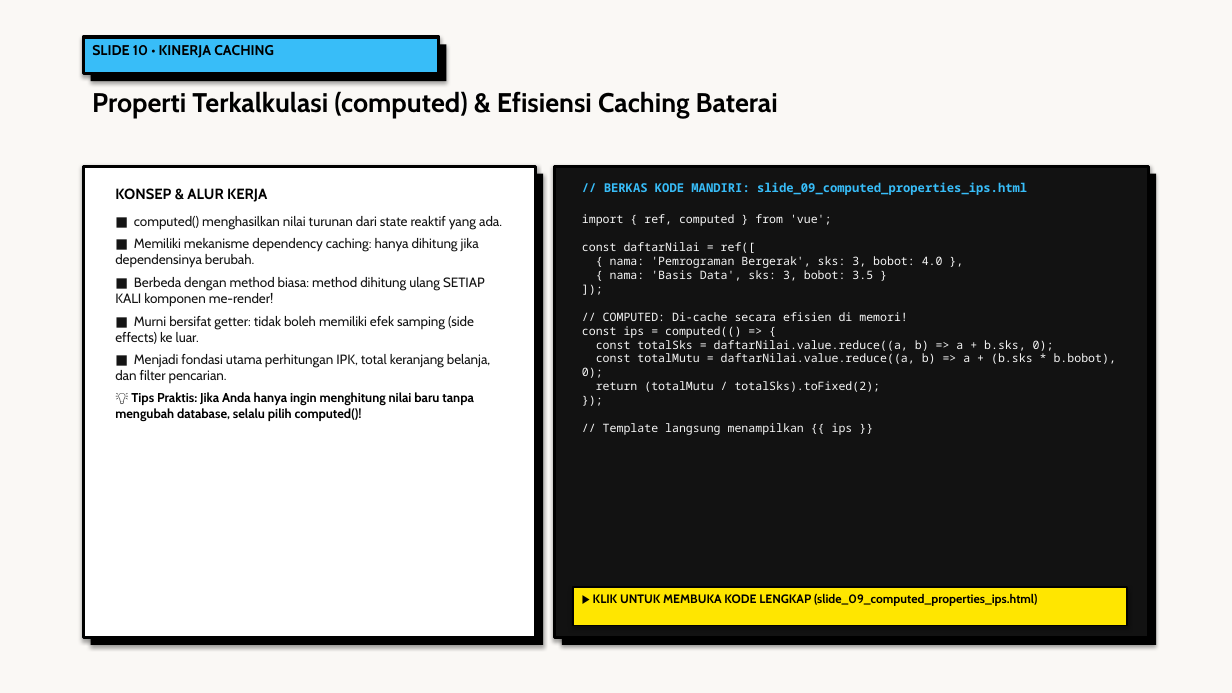
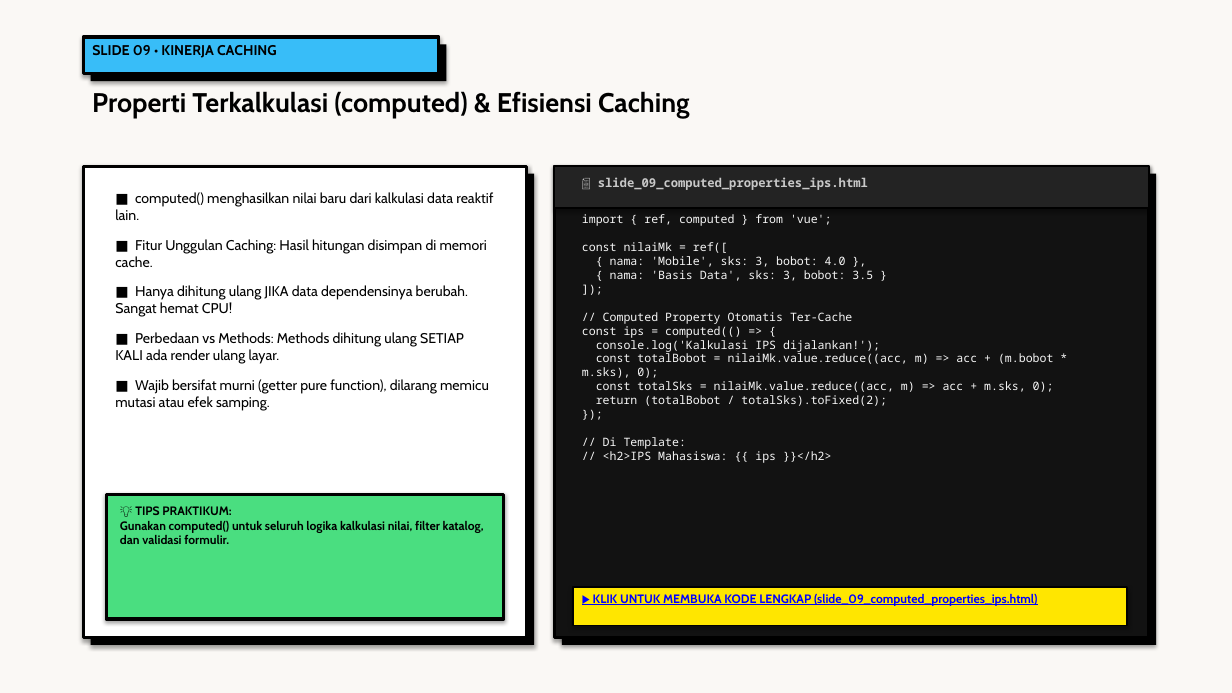
Before and after one commit to antonprafanto/tuweb_mobile2025, a slide deck: slide 9 of slide_presentasi/SESI_02_Frontend_Modern_Vue.pptx (slide 10 before the commit). Drawn at 1232x693 pixels with LibreOffice and Linux fonts; fonts in the diff are those of the drawing. Boxes give left, top, right and bottom in pixels: in the first picture for what was removed or moved away, otherwise in the second. Text is boxed around its words. In the diff, an @@ line names an element or a change of style, - is before the commit and + after.

Commit message:
feat(sesi-02): audit tuntas 18 file html ramah awam diagram svg pptx neobrutalism dan naskah mermaid

```diff
--- a/slide_presentasi/SESI_02_Frontend_Modern_Vue.pptx
+++ b/slide_presentasi/SESI_02_Frontend_Modern_Vue.pptx
@@ text at bbox=[92, 45, 277, 58]: text changed @@
-SLIDE 10 • KINERJA CACHING
+SLIDE 09 • KINERJA CACHING
@@ text at bbox=[92, 91, 690, 119]: text changed @@
-Properti Terkalkulasi (computed) & Efisiensi Caching Baterai
+Properti Terkalkulasi (computed) & Efisiensi Caching
@@ rectangle: place and size @@
-rectangle at bbox=[83, 166, 536, 638]
+rectangle at bbox=[83, 166, 527, 638]
@@ rectangle: place and size @@
-rectangle at bbox=[91, 174, 543, 645]
+rectangle at bbox=[91, 174, 534, 645]
@@ rectangle added at bbox=[555, 166, 1149, 208], fill #232323, outline #000000 1.5 pt @@
@@ text at bbox=[598, 177, 868, 190]: text changed; text colour #38BDF8 to #C8C8C8 @@
-// BERKAS KODE MANDIRI: slide_09_computed_properties_ips.html
+📄 slide_09_computed_properties_ips.html
@@ text at bbox=[115, 192, 493, 411]: text changed; size 10.5 to 11 pt; text colour #141414 to #000000 @@
-KONSEP & ALUR KERJA
-■ computed() menghasilkan nilai turunan dari state reaktif yang ada.
-■ Memiliki mekanisme dependency caching: hanya dihitung jika dependensinya berubah.
-■ Berbeda dengan method biasa: method dihitung ulang SETIAP KALI komponen me-render!
-■ Murni bersifat getter: tidak boleh memiliki efek samping (side effects) ke luar.
-■ Menjadi fondasi utama perhitungan IPK, total keranjang belanja, dan filter pencarian.
-💡 Tips Praktis: Jika Anda hanya ingin menghitung nilai baru tanpa mengubah database, selalu pilih computed()!
+■ computed() menghasilkan nilai baru dari kalkulasi data reaktif lain.
+■ Fitur Unggulan Caching: Hasil hitungan disimpan di memori cache.
+■ Hanya dihitung ulang JIKA data dependensinya berubah. Sangat hemat CPU!
+■ Perbedaan vs Methods: Methods dihitung ulang SETIAP KALI ada render ulang layar.
+■ Wajib bersifat murni (getter pure function), dilarang memicu mutasi atau efek samping.
@@ text at bbox=[582, 242, 846, 267]: text changed @@
-const daftarNilai = ref([
-{ nama: 'Pemrograman Bergerak', sks: 3, bobot: 4.0 },
+const nilaiMk = ref([
+{ nama: 'Mobile', sks: 3, bobot: 4.0 },
@@ text at bbox=[603, 312, 852, 324]: text changed @@
-// COMPUTED: Di-cache secara efisien di memori!
+// Computed Property Otomatis Ter-Cache
@@ text at bbox=[582, 340, 1054, 406]: text changed @@
-const totalSks = daftarNilai.value.reduce((a, b) => a + b.sks, 0);
-const totalMutu = daftarNilai.value.reduce((a, b) => a + (b.sks * b.bobot), 0);
-return (totalMutu / totalSks).toFixed(2);
+console.log('Kalkulasi IPS dijalankan!');
+const totalBobot = nilaiMk.value.reduce((acc, m) => acc + (m.bobot * m.sks), 0);
+const totalSks = nilaiMk.value.reduce((acc, m) => acc + m.sks, 0);
+return (totalBobot / totalSks).toFixed(2);
@@ text at bbox=[603, 437, 832, 463]: text changed @@
-// Template langsung menampilkan {{ ips }}
+// Di Template:
+// <h2>IPS Mahasiswa: {{ ips }}</h2>
@@ rectangle added at bbox=[106, 494, 504, 619], fill #4ADE80, outline #000000 2.5 pt @@
@@ text added at bbox=[120, 506, 484, 544], 9.5 pt, text #000000, bold @@
+💡 TIPS PRAKTIKUM:
+Gunakan computed() untuk seluruh logika kalkulasi nilai, filter katalog, dan validasi formulir.
@@ text "▶ KLIK UNTUK MEMBUKA KODE ..." at bbox=[593, 594, 1037, 606]: text colour #000000 to #0000FF, underline on @@
```
Also in this commit, not shown: 15 other slides changed, 2 slides added, 2 slides removed, 21 other files.
